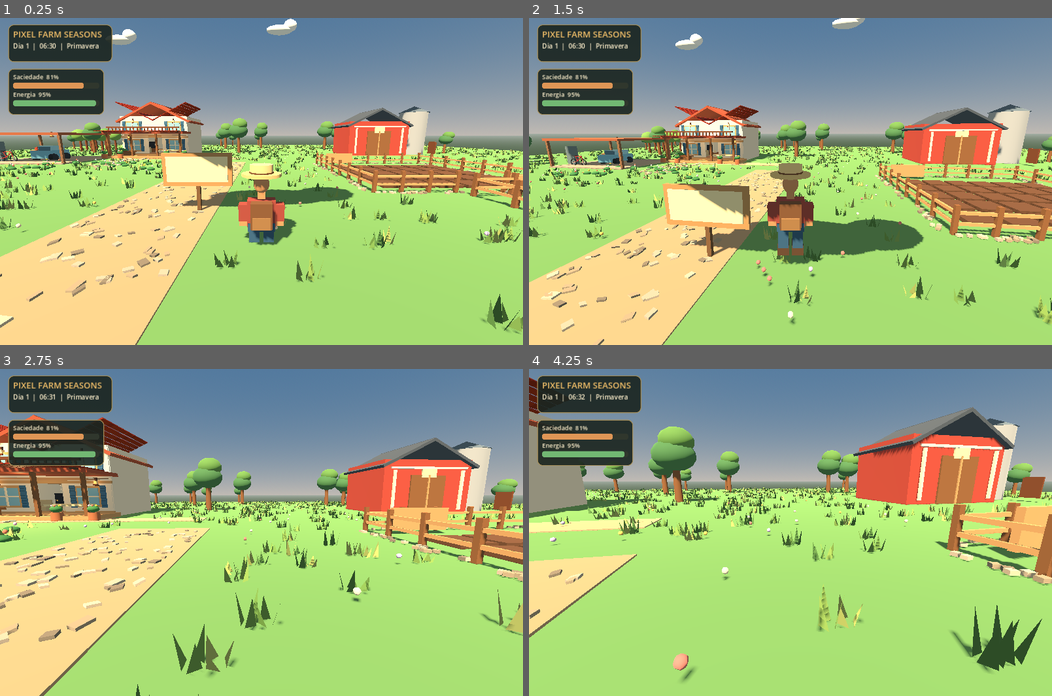
Above: before the commit, frames 1-4 (two rows, left to right).
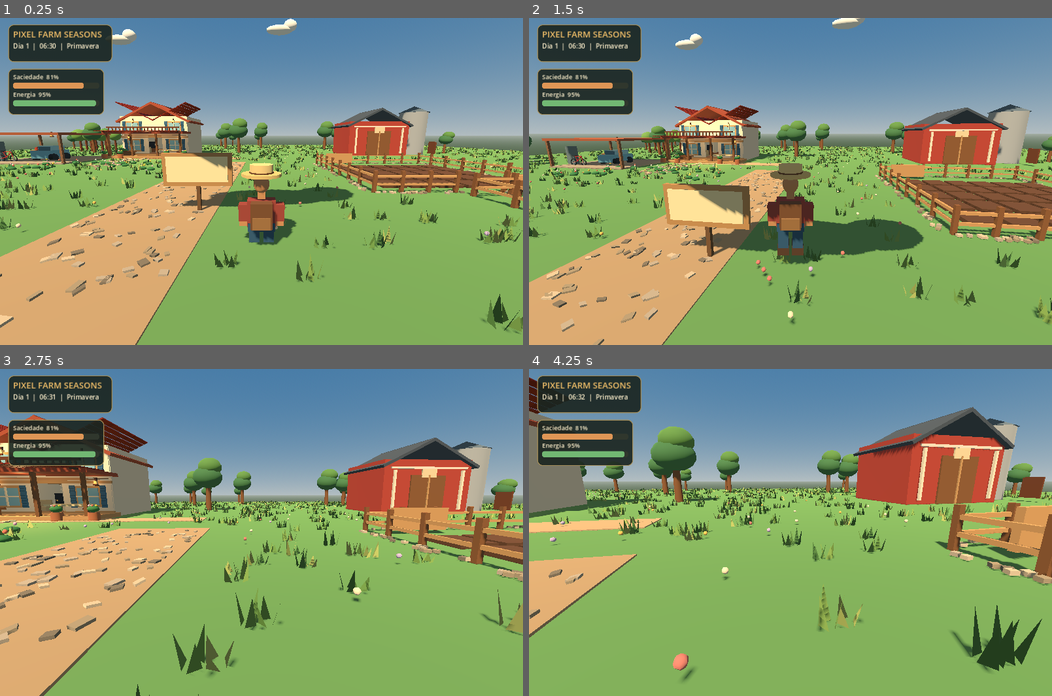
Above: after the commit, the same moments.

Repository: juniordev830/pixel-farm-seasons
Game: Godot game, scene res://scenes/farm_world.tscn
The game is run twice, just before and just after one commit, with the same random seed, the same clock (stepped at 60 frames per second) and the same inputs.
Inputs (mouse positions are in pixels of both pictures, inside the frame that each line leads up to):
- Up to frame 1 (0.25 s): no input
- Up to frame 2 (1.5 s): tap Enter (ui_accept) at 0.5 s; move the mouse to (816, 181) at 0.52 s; hold Ctrl (crouch) 0.53-1.28 s; hold W (move_forward) from 0.53 s (still down); tap Space (jump) at 0.77 s; move the mouse to (764, 181) at 1.27 s; tap Shift (sprint) at 1.35 s
- Up to frame 3 (2.75 s): keep holding W (move_forward); tap Space (jump) at 1.52 s; move the mouse to (271, 525) at 2.02 s; hold V (toggle_camera) from 2.03 s (still down)
- Up to frame 4 (4.25 s): keep holding W (move_forward); move the mouse to (785, 539) at 2.77 s; release V (toggle_camera) at 2.78 s; tap F at 2.85 s; tap Space (jump) at 3.02, 3.77 s; move the mouse to (827, 535) at 3.52 s; tap G at 3.6 s

The runs differ from the first frame. In frame 1, 60% of the frame differs, in the area x 0-100%, y 0-100%; in frame 2, 58%; in frame 3, 62%; in frame 4, 68%, in the area x 0-100%, y 2-100%.

Commit message:
fix(visual): balance overexposed morning sunlight and natural blue sky

Diff:
--- a/godot/scripts/life_sim.gd
+++ b/godot/scripts/life_sim.gd
@@ -793,18 +793,18 @@
     var golden := maxf(dawn, dusk)
     var sun := get_parent().get_node_or_null("Sun") as DirectionalLight3D
     if sun != null:
-        sun.light_energy = 0.1 + daylight * 1.40
+        sun.light_energy = 0.08 + daylight * 0.76
         sun.light_color = Color("#fff3df").lerp(Color("#f5bd85"), golden * 0.70)
         sun.rotation_degrees = Vector3(-12 - daylight * 56.0, -27, 0)
     var environment := get_parent().get_node_or_null("WorldEnvironment") as WorldEnvironment
     if environment != null and environment.environment != null:
         var env := environment.environment
         env.ambient_light_color = Color("#48516e").lerp(Color("#d8dfd0"), daylight)
-        env.ambient_light_energy = 0.28 + daylight * 0.66
+        env.ambient_light_energy = 0.22 + daylight * 0.36
         if env.sky != null and env.sky.sky_material is ProceduralSkyMaterial:
             var sky_material := env.sky.sky_material as ProceduralSkyMaterial
-            sky_material.sky_top_color = Color("#192844").lerp(Color("#598fbd"), daylight)
-            sky_material.sky_horizon_color = Color("#514c69").lerp(Color("#c0dce7"), daylight).lerp(Color("#ebc39c"), golden * 0.42)
+            sky_material.sky_top_color = Color("#1f385a").lerp(Color("#498dc1"), daylight)
+            sky_material.sky_horizon_color = Color("#57627b").lerp(Color("#bedce7"), daylight).lerp(Color("#f1caa3"), golden * 0.22)
             sky_material.ground_horizon_color = Color("#414758").lerp(Color("#c8d4bf"), daylight)
             sky_material.ground_bottom_color = Color("#28322d").lerp(Color("#536d45"), daylight)
 
